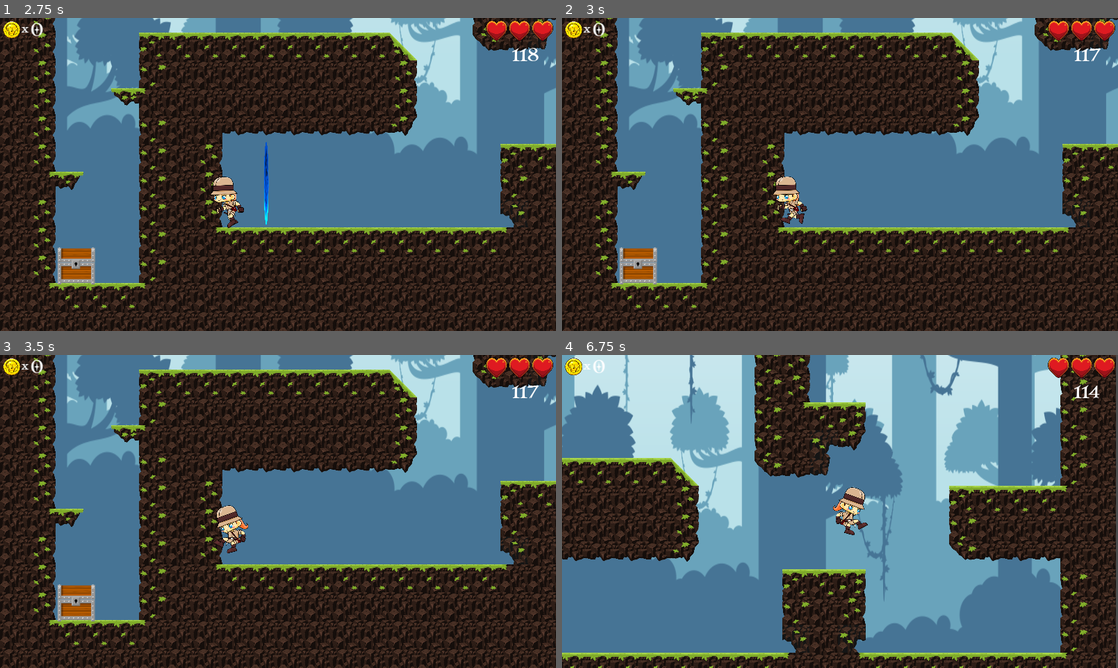
Above: before the commit, frames 1-4 (two rows, left to right).
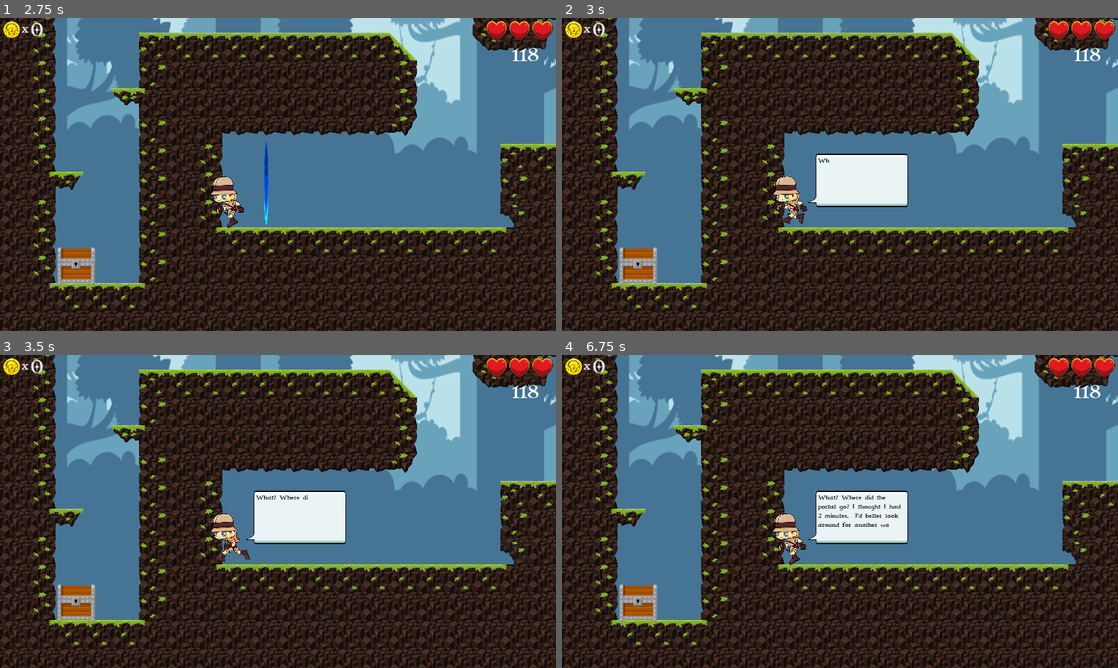
Above: after the commit, the same moments.

Repository: PopeScooby/TreasureHunters
Game: Godot game, scene res://Scenes/Levels/Level_01.tscn
The game is run twice, just before and just after one commit, with the same random seed, the same clock (stepped at 60 frames per second) and the same inputs. This scene is started directly instead of the project's main scene.
Inputs:
- Up to frame 1 (2.75 s): tap Enter (menu_select) at 0.5 s; hold . (action_interact) 0.53-1.28 s; hold Right (menu_right) 0.53-2.03 s; tap Space (move_jump) at 0.77, 1.25, 1.52 s; tap . (action_interact) at 1.35 s; hold Left (menu_left) from 2.03 s (still down); hold . (action_interact) from 2.03 s (still down)
- Up to frame 2 (3 s): keep holding Left (menu_left); release . (action_interact) at 2.78 s; tap . (action_interact) at 2.85 s
- Up to frame 3 (3.5 s): keep holding Left (menu_left); tap Space (move_jump) at 3.02 s
- Up to frame 4 (6.75 s): hold . (action_interact) 3.53-4.28 s; tap Space (move_jump) at 3.77, 4.52, 6.02 s; tap Enter (menu_select) at 4.15 s; release Left (menu_left) at 4.28 s; hold Right (menu_right) from 4.28 s (still down); tap . (action_interact) at 4.35, 5.85 s; hold . (action_interact) 5.03-5.78 s; hold . (action_interact) from 6.53 s (still down)

Frame 1 is identical in both runs. In frame 2, 2.9% of the frame differs, in the area x 44-97%, y 9-61%; in frame 3, 3.6%; in frame 4, 81%, in the area x 0-100%, y 0-100%.

Commit message:
scenes work

Diff:
--- a/TreasureHunters/Scenes/Characters/Adventurer.tscn
+++ b/TreasureHunters/Scenes/Characters/Adventurer.tscn
@@ -1405,7 +1405,7 @@
 }
 
 [sub_resource type="Animation" id=34]
-resource_name = "Scene_Level1_2"
+resource_name = "Scene_Level_01_2"
 length = 7.0
 step = 0.05
 tracks/0/type = "value"
@@ -1566,7 +1566,7 @@
 }
 
 [sub_resource type="Animation" id=35]
-resource_name = "Scene_Level1_Enter"
+resource_name = "Scene_Level_01_Enter"
 length = 4.5
 step = 0.05
 tracks/0/type = "value"
@@ -1738,6 +1738,7 @@
 script = ExtResource( 2 )
 
 [node name="Sprite" type="Sprite" parent="."]
+visible = false
 texture = ExtResource( 50 )
 flip_h = true
 
@@ -1782,15 +1783,15 @@
 [node name="AnimationPlayer2" type="AnimationPlayer" parent="."]
 anims/Damage = SubResource( 32 )
 anims/RESET = SubResource( 33 )
-anims/Scene_Level1_2 = SubResource( 34 )
-anims/Scene_Level1_Enter = SubResource( 35 )
+anims/Scene_Level_01_2 = SubResource( 34 )
+anims/Scene_Level_01_Enter = SubResource( 35 )
 
 [node name="SpeechBubble" type="TextureRect" parent="."]
 visible = false
-margin_left = 228.273
-margin_top = -442.867
-margin_right = 510.273
-margin_bottom = -278.867
+margin_left = 228.0
+margin_top = -443.0
+margin_right = 532.0
+margin_bottom = -249.0
 rect_scale = Vector2( 3, 3 )
 texture = ExtResource( 32 )
 expand = true
@@ -1823,12 +1824,13 @@
 [node name="SpeechText" type="Label" parent="SpeechBubble"]
 margin_left = 6.0
 margin_top = 7.0
-margin_right = 268.0
-margin_bottom = 149.0
+margin_right = 296.0
+margin_bottom = 179.0
 custom_colors/font_color = Color( 0, 0, 0, 1 )
 custom_fonts/font = SubResource( 16 )
-text = "What? Where did the portal go? I thought I had 2 minutes.  I'd better look around for another way out of here."
+text = "It looks like there's another portal up there. Weird, so the way out must open up in a different place then the way in. That mean I still have time to cellect treasure."
 autowrap = true
+percent_visible = 0.0
 __meta__ = {
 "_edit_use_anchors_": false
 }
--- a/TreasureHunters/Scripts/Advenurer.gd
+++ b/TreasureHunters/Scripts/Advenurer.gd
@@ -8,6 +8,7 @@
 
 func _ready():
 	self.visible = false
+	$SpeechBubble.visible = false
 	set_player()
 
 func _process(delta):
@@ -28,12 +29,15 @@
 		Global.STATE_PLAYER = "Move_Normal"
 	elif Global.STATE_PLAYER == "InWater":
 		Global.STATE_PLAYER = "Dying"
-#	elif Global.STATE_PLAYER == "Play_Scene":
-#		self.check_state_play_scene()
+
 
 func exec_state():
 	if Global.STATE_PLAYER == "Spawn_Player":
 		exec_state_spawn_player()
+	elif Global.STATE_PLAYER == "Start_Scene":
+		exec_state_start_scene()
+	elif Global.STATE_PLAYER == "Complete_Scene":
+		exec_state_complete_scene()
 	elif Global.STATE_PLAYER == "Dying":
 		exec_state_dying()
 	elif Global.STATE_PLAYER == "Bounce":
@@ -133,9 +137,7 @@
 	Global.STATE_LEVEL = "Player_DeSpawning"
 	Global.STATE_PLAYER = "Player_DeSpawning"
 	Global.Player["Animation"] = "Exit"
-#	var amin_name = player["Name_Explorer"] + "_" + str(GlobalDictionaries.player_info["Dir_Curr"]) + "_Exit"
-#	$AnimationPlayer.play(amin_name)
-#
+
 func exec_state_open_chest():
 
 	Global.Player["Player_Flags"]["Can_OpenChest"] = false
@@ -279,6 +281,21 @@
 	else:
 		Global.STATE_PLAYER = "Dying"
 
+func exec_state_start_scene():
+
+	var anim_name = "Scene_" + Global.Player["Scenes"]["Scene_Curr"]["SceneName"]
+
+	$AnimationPlayer2.play(anim_name)
+
+func exec_state_continue_scene():
+	$AnimationPlayer2.stop()
+
+func exec_state_complete_scene():
+	$SpeechBubble.visible = false
+	Global.Player["Scenes"][Global.Player["Scenes"]["Scene_Curr"]["SceneName"]]["Seen"] = true
+	Global.STATE_PLAYER = "Move_Normal"
+
+
 func set_player():
 	if GlobalDictionaries.players.size() != 0:
 		Global.Player = GlobalDictionaries.players[str(GlobalDictionaries.game["PlayerKey"])]
@@ -286,7 +303,7 @@
 	else:
 		GlobalDictionaries.players["1"] = GlobalDictionaries.get_new_player_dict("Debug")
 		Global.Player = GlobalDictionaries.players["1"]
-		Global.Player["Level_Current"] = 0
+		Global.Player["Level_Current"] = int(get_parent().name.replace("Level_",""))
 		GlobalDictionaries.player_info = Global.Player["Player_Info"]
 		GlobalDictionaries.game["PlayerKey"] = "1"
 
@@ -314,38 +331,5 @@
 		Global.STATE_PLAYER = "Move_Normal"
 	if anim_name.find("_Die") != -1:
 		Global.STATE_PLAYER = "Dead"
-#	elif anim_name.find("Scene") != -1:
-#		Global.STATE_LEVEL = "Scene_Complete"
-
-#func check_state_play_scene():
-#
-#	if player["Current_Level"] == 1:
-#		if player["Scene_Seen"]["Level1_Enter"] == false:
-#			Global.STATE_PLAYER = "Scene_Level1"
-#
-
-#
-#func exec_state_scene():
-#	if Global.STATE_PLAYER == "Scene_Level1":
-#		exec_state_scene_level1()
-#	elif Global.STATE_PLAYER == "Scene_Level1_2":
-#		exec_state_scene_level1_2()
-#	elif Global.STATE_PLAYER == "Scene_Level1_Playing" and player["Scene_Seen"]["Level1_Enter"] == true:
-#		$SpeechBubble.visible = false
-#		Global.STATE_PLAYER = "Move_Normal"
-#	elif Global.STATE_PLAYER == "Scene_Level1_2_Playing" and player["Scene_Seen"]["Level1_2"] == true:
-#		$SpeechBubble.visible = false
-#		Global.STATE_PLAYER = "Move_Normal"
-
-
-#
-
-#
-#
-#func exec_state_scene_level1():
-#	$AnimationPlayer.play("Scene_Level1_Enter")
-#	Global.STATE_PLAYER = "Scene_Level1_Playing"
-#
-#func exec_state_scene_level1_2():
-#	$AnimationPlayer.play("Scene_Level1_2")
-#	Global.STATE_PLAYER = "Scene_Level1_2_Playing"
+	elif anim_name.find("Scene") != -1:
+		Global.STATE_GLOBAL = "Continue_Scene"
--- a/TreasureHunters/Scripts/Global.gd
+++ b/TreasureHunters/Scripts/Global.gd
@@ -1,6 +1,6 @@
 extends Node
 
-var isDebug = true
+var isDebug = false
 
 var Player
 var Level
@@ -18,9 +18,9 @@
 
 	var NewPlayerKey
 	if GlobalDictionaries.players.has("1"):
-		NewPlayerKey = GlobalDictionaries.players.size() + 1
+		NewPlayerKey = str(GlobalDictionaries.players.size() + 1)
 	else:
-		NewPlayerKey = 1
+		NewPlayerKey = "1"
 
 	GlobalDictionaries.game["PlayerKey"] = NewPlayerKey
 	GlobalDictionaries.players[str(NewPlayerKey)] = GlobalDictionaries.get_new_player_dict(PlayerName)
--- a/TreasureHunters/Scripts/Global_Dictionaries.gd
+++ b/TreasureHunters/Scripts/Global_Dictionaries.gd
@@ -55,11 +55,10 @@
 									   "On_Vines": false,
 									   "On_Enemy": false},
 					 "Interactions": {"Jumpshroom": {"BounceHeight": 0}},
-					 "Scene_Seen": {"New_Game": false,
-									"Level1_Enter": false,
-									"Level1_2": false},
-					 "Scenes": {"Homebase": {"New_Game": {"Seen": false}},
-								"Level_01": {"Level_01_Enter": {"Seen": false}}}
+					 "Scenes": {"Scene_Curr":{ "SceneName": ""},
+								"New_Game": {"Seen": false, "Next": ""},
+								"Level_01_Enter": {"Seen": false, "Next": ""},
+								"Level_01_2": {"Seen": false, "Next": ""}}
 				}
 
 	return NewPlayer
--- a/TreasureHunters/Scripts/Level.gd
+++ b/TreasureHunters/Scripts/Level.gd
@@ -15,7 +15,7 @@
 	if Global.isDebug == true:
 		GlobalDictionaries.players["1"] = GlobalDictionaries.get_new_player_dict("Debug")
 		Global.Player = GlobalDictionaries.players["1"]
-		Global.Player["Level_Current"] = 0
+		Global.Player["Level_Current"] = int(self.name.replace("Level_",""))
 		GlobalDictionaries.player_info = Global.Player["Player_Info"]
 		GlobalDictionaries.game["PlayerKey"] = "1"
 	if GlobalDictionaries.game["PlayerKey"] == "0":
@@ -40,33 +40,43 @@
 
 func exec_state():
 	if Input.is_action_just_pressed("menu_select") and $GameplayInterface/Continue.visible == true:
-		exec_state_complete()
-	elif Global.STATE_LEVEL == "Play_Scene":
-		exec_state_play_scene()
-	elif Global.STATE_LEVEL == "Scene_Complete":
-		exec_state_scene_complete()
+		exec_state_continuing_scene()
+	elif Global.STATE_LEVEL == "Playing_Scene":
+		exec_state_playing_scene()
+	elif Global.STATE_LEVEL == "Continue_Scene":
+		exec_state_continue_scene()
+	elif Global.STATE_LEVEL == "Complete_Scene":
+		exec_state_complete_scene()
 
 
-func exec_state_play_scene():
-#
-#	if player["Scene_Seen"]["Level1_Enter"] == false:
-		$GameplayInterface/Timer/LevelTimeTimer.stop()
-#		Global.STATE_LEVEL = "Scene_Level1"
+func exec_state_playing_scene():
+	$GameplayInterface/Timer/LevelTimeTimer.stop()
 
-func exec_state_scene_complete():
+func exec_state_continue_scene():
 	$GameplayInterface/Continue.visible = true
+	Global.STATE_PLAYER = "Waiting"
 
-func exec_state_complete():
-	if Global.STATE_PLAYER == "Scene_Level1_Playing":
-		$GameplayInterface/Continue.visible = false
-		Global.Player["Scene_Seen"]["Level1_Enter"] = true
-		$GameplayInterface/Timer/LevelTimeTimer.start()
-		Global.STATE_LEVEL = "Spawn_Portal_Exit"
-	elif Global.STATE_PLAYER == "Scene_Level1_2_Playing":
-		$GameplayInterface/Continue.visible = false
-		Global.Player["Scene_Seen"]["Level1_2"] = true
-		$GameplayInterface/Timer/LevelTimeTimer.start()
-		Global.STATE_LEVEL = "Spawn_Portal_Exit"
+func exec_state_continuing_scene():
+	$GameplayInterface/Continue.visible = false
+	Global.STATE_GLOBAL = "Continuing_Scene"
+
+func exec_state_complete_scene():
+	$GameplayInterface/Timer/LevelTimeTimer.start()
+	Global.STATE_GLOBAL = "Gameplay"
+	Global.STATE_LEVEL = "Gameplay"
+
+#func exec_state_continue_scene():
+#	pass
+#	if Global.STATE_PLAYER == "Scene_Level1_Playing":
+#		$GameplayInterface/Continue.visible = false
+#		Global.Player["Scene_Seen"]["Level1_Enter"] = true
+#		$GameplayInterface/Timer/LevelTimeTimer.start()
+#		Global.STATE_LEVEL = "Spawn_Portal_Exit"
+#	elif Global.STATE_PLAYER == "Scene_Level1_2_Playing":
+#		$GameplayInterface/Continue.visible = false
+#		Global.Player["Scene_Seen"]["Level1_2"] = true
+#		$GameplayInterface/Timer/LevelTimeTimer.start()
+#		Global.STATE_LEVEL = "Spawn_Portal_Exit"
 
 func level_setup():
 
--- a/TreasureHunters/Scripts/Portal.gd
+++ b/TreasureHunters/Scripts/Portal.gd
@@ -14,13 +14,11 @@
 
 func _on_AnimationPlayer_animation_finished(anim_name):
 
-	var player = GlobalDictionaries.players[str(GlobalDictionaries.game["PlayerKey"])]
-
 	if anim_name == "Portal_Spawn":
 		Global.STATE_LEVEL = "Spawn_Player"
 		$AnimationPlayer.play("Portal_Idle")
 	elif anim_name == "Portal_Close":
 		self.visible = false
-#		if player["Level_Current"] == 1 and player["Scene_Seen"]["Level1_Enter"] == false:
-#			Global.STATE_LEVEL = "Play_Scene"
-#			Global.STATE_PLAYER = "Play_Scene"
+		if Global.Player["Level_Current"] == 1 and Global.Player["Scenes"]["Level_01_Enter"]["Seen"] == false:
+			Global.STATE_GLOBAL = "Play_Scene"
+			Global.Player["Scenes"]["Scene_Curr"]["SceneName"] = "Level_01_Enter"
--- /dev/null
+++ b/TreasureHunters/Scripts/Scenes.gd
@@ -0,0 +1,29 @@
+extends Node
+
+
+func _ready():
+	pass
+
+func _process(delta):
+	if Global.STATE_GLOBAL == "Play_Scene":
+		Global.STATE_PLAYER = "Start_Scene"
+		Global.STATE_LEVEL = "Playing_Scene"
+
+	elif Global.STATE_GLOBAL == "Continue_Scene":
+		Global.STATE_LEVEL = "Continue_Scene"
+
+	elif Global.STATE_GLOBAL == "Continuing_Scene":
+
+		var this_scene = Global.Player["Scenes"]["Scene_Curr"]["SceneName"]
+		var next_scene = Global.Player["Scenes"][this_scene]["Next"]
+
+		if next_scene != "":
+			pass
+		else:
+			Global.STATE_LEVEL = "Complete_Scene"
+			Global.STATE_PLAYER = "Complete_Scene"
+
+
+#					 "Scenes": {"Scene_Curr":{ "SceneName": ""},
+#								"New_Game": {"Seen": false, "Next": ""},
+#								"Level_01_Enter": {"Seen": false, "Next": ""}}
--- a/TreasureHunters/project.godot
+++ b/TreasureHunters/project.godot
@@ -11,13 +11,14 @@
 [application]
 
 config/name="TreasureHunters"
-run/main_scene="res://Scenes/Levels/Level_00.tscn"
+run/main_scene="res://Scenes/Interface/Menu_GameStart.tscn"
 config/icon="res://icon.png"
 
 [autoload]
 
 GlobalDictionaries="*res://Scripts/Global_Dictionaries.gd"
 Global="*res://Scripts/Global.gd"
+Scenes="*res://Scripts/Scenes.gd"
 
 [display]
 
